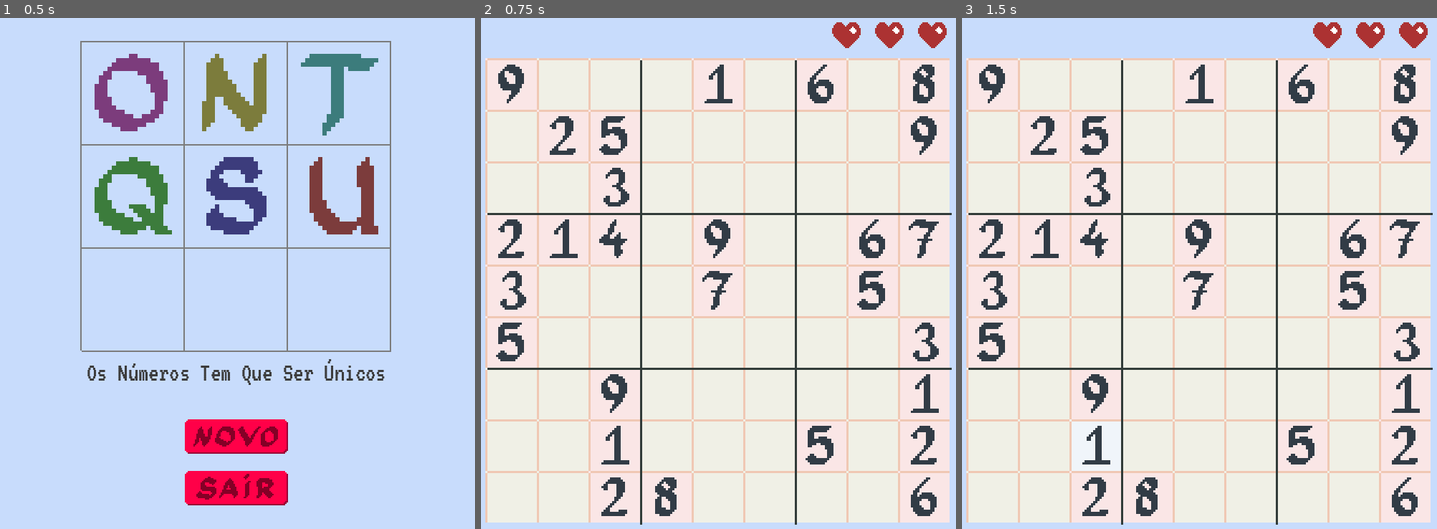
Above: before the commit, frames 1-3 (left to right).
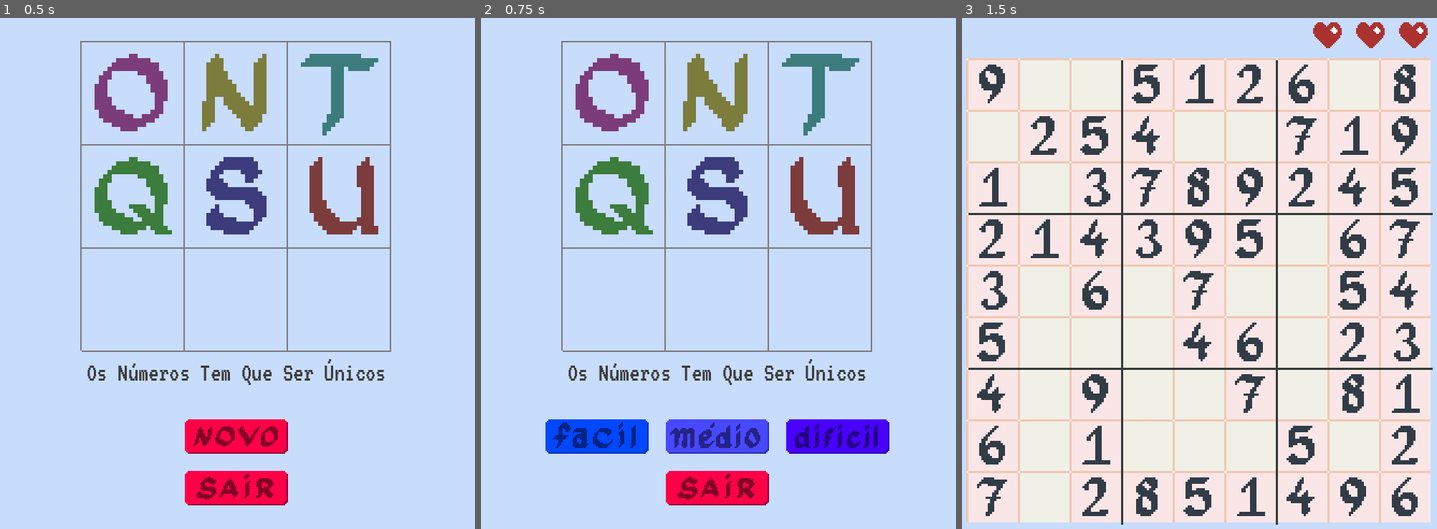
Above: after the commit, the same moments.

Repository: sleiph/sudoku
Game: Godot game, scene res://cenas/jogo1.tscn
Same seed, same stepped clock (60 frames per second), same inputs: the game is played once before the commit and once after it.
Inputs (mouse positions are in pixels of both pictures, inside the frame that each line leads up to):
- Up to frame 1 (0.5 s): no input
- Up to frame 2 (0.75 s): click (718, 437) at 0.5 s
- Up to frame 3 (1.5 s): click (1076, 437) at 1.27 s

Frame 1 is identical in both runs. In frame 2, 90% of the frame differs, in the area x 0-100%, y 0-100%; in frame 3, 5.2%.

Commit message:
adicionando escolha de dificuldade

Diff:
--- a/cenas/menu.tscn
+++ b/cenas/menu.tscn
@@ -14,8 +14,21 @@
 [ext_resource type="Texture2D" uid="uid://cxp0bcdg321e" path="res://sprites/botao8.png" id="12_io86p"]
 [ext_resource type="Texture2D" uid="uid://cxmvccqaml2hq" path="res://sprites/botao6.png" id="13_gaafs"]
 [ext_resource type="Texture2D" uid="uid://dxgeesik1xsos" path="res://sprites/botao1.png" id="14_5aar0"]
+[ext_resource type="Texture2D" uid="uid://jvyil4nkq11" path="res://sprites/botao9.png" id="15_2nhjd"]
 [ext_resource type="Texture2D" uid="uid://gvdtbhl3n8mc" path="res://sprites/botao4.png" id="15_vah7h"]
+[ext_resource type="Texture2D" uid="uid://df0ov5as74vnp" path="res://sprites/botao10.png" id="16_6u6yl"]
 [ext_resource type="Texture2D" uid="uid://cdclidew578q0" path="res://sprites/botao7.png" id="16_pthk8"]
+[ext_resource type="Texture2D" uid="uid://dtj4ttoi8kfmu" path="res://sprites/botao5.png" id="17_3cnq7"]
+[ext_resource type="Texture2D" uid="uid://df822nxhohold" path="res://sprites/botao12.png" id="17_le8a8"]
+[ext_resource type="Texture2D" uid="uid://cap534i6rt4rv" path="res://sprites/botao11.png" id="18_fiujh"]
+[ext_resource type="Texture2D" uid="uid://bg72d4rxq0wlp" path="res://sprites/botao13.png" id="19_46n7y"]
+[ext_resource type="Texture2D" uid="uid://caxcv7ihwi0r1" path="res://sprites/botao14.png" id="20_5lgk3"]
+[ext_resource type="Texture2D" uid="uid://coburtno7wv6s" path="res://sprites/botao16.png" id="20_nvf46"]
+[ext_resource type="Texture2D" uid="uid://dla43oj6v5g2f" path="res://sprites/botao15.png" id="21_wre0d"]
+[ext_resource type="Texture2D" uid="uid://cq26qu85y6t0k" path="res://sprites/botao17.png" id="22_ol6r0"]
+[ext_resource type="Texture2D" uid="uid://dceudlbrirtrc" path="res://sprites/botao18.png" id="23_5tika"]
+[ext_resource type="Texture2D" uid="uid://vtqbtg2ve3yn" path="res://sprites/botao20.png" id="24_lbn2j"]
+[ext_resource type="Texture2D" uid="uid://bijhv2fst23yc" path="res://sprites/botao19.png" id="25_g1ido"]
 
 [sub_resource type="LabelSettings" id="LabelSettings_rgbte"]
 font = ExtResource("9_q4rgk")
@@ -152,10 +165,12 @@
 anchors_preset = 5
 anchor_left = 0.5
 anchor_right = 0.5
-offset_left = -72.0
+offset_left = -36.0
+offset_right = 36.0
 offset_bottom = 24.0
 grow_horizontal = 2
 scale = Vector2(2, 2)
+pivot_offset = Vector2(36, 0)
 tooltip_text = "Novo Jogo"
 focus_neighbor_left = NodePath("../sair")
 focus_neighbor_top = NodePath("../sair")
@@ -167,6 +182,84 @@
 texture_pressed = ExtResource("11_pcdid")
 texture_hover = ExtResource("12_io86p")
 texture_disabled = ExtResource("13_gaafs")
+texture_focused = ExtResource("12_io86p")
+
+[node name="dificuldade" type="Node2D" parent="botoes/novo"]
+visible = false
+z_index = 10
+position = Vector2(36, 0)
+
+[node name="facil" type="TextureButton" parent="botoes/novo/dificuldade"]
+self_modulate = Color(0, 0.282353, 1, 1)
+texture_filter = 1
+anchors_preset = 5
+anchor_left = 0.5
+anchor_right = 0.5
+offset_left = -120.0
+offset_right = -48.0
+offset_bottom = 24.0
+grow_horizontal = 2
+pivot_offset = Vector2(36, 0)
+tooltip_text = "Novo Jogo"
+focus_neighbor_left = NodePath("../dificil")
+focus_neighbor_top = NodePath("../dificil")
+focus_neighbor_right = NodePath("../medio")
+focus_neighbor_bottom = NodePath("../medio")
+focus_next = NodePath("../medio")
+focus_previous = NodePath("../dificil")
+texture_normal = ExtResource("15_2nhjd")
+texture_pressed = ExtResource("16_6u6yl")
+texture_hover = ExtResource("17_le8a8")
+texture_disabled = ExtResource("18_fiujh")
+texture_focused = ExtResource("17_le8a8")
+
+[node name="medio" type="TextureButton" parent="botoes/novo/dificuldade"]
+self_modulate = Color(0.282353, 0.282353, 1, 1)
+texture_filter = 1
+anchors_preset = 5
+anchor_left = 0.5
+anchor_right = 0.5
+offset_left = -36.0
+offset_right = 36.0
+offset_bottom = 24.0
+grow_horizontal = 2
+pivot_offset = Vector2(36, 0)
+tooltip_text = "Novo Jogo"
+focus_neighbor_left = NodePath("../facil")
+focus_neighbor_top = NodePath("../facil")
+focus_neighbor_right = NodePath("../dificil")
+focus_neighbor_bottom = NodePath("../dificil")
+focus_next = NodePath("../dificil")
+focus_previous = NodePath("../facil")
+texture_normal = ExtResource("19_46n7y")
+texture_pressed = ExtResource("20_5lgk3")
+texture_hover = ExtResource("20_nvf46")
+texture_disabled = ExtResource("21_wre0d")
+texture_focused = ExtResource("20_nvf46")
+
+[node name="dificil" type="TextureButton" parent="botoes/novo/dificuldade"]
+self_modulate = Color(0.282353, 0, 1, 1)
+texture_filter = 1
+anchors_preset = 5
+anchor_left = 0.5
+anchor_right = 0.5
+offset_left = 48.0
+offset_right = 120.0
+offset_bottom = 24.0
+grow_horizontal = 2
+pivot_offset = Vector2(36, 0)
+tooltip_text = "Novo Jogo"
+focus_neighbor_left = NodePath("../medio")
+focus_neighbor_top = NodePath("../medio")
+focus_neighbor_right = NodePath("../facil")
+focus_neighbor_bottom = NodePath("../facil")
+focus_next = NodePath("../facil")
+focus_previous = NodePath("../medio")
+texture_normal = ExtResource("22_ol6r0")
+texture_pressed = ExtResource("23_5tika")
+texture_hover = ExtResource("24_lbn2j")
+texture_disabled = ExtResource("25_g1ido")
+texture_focused = ExtResource("24_lbn2j")
 
 [node name="sair" type="TextureButton" parent="botoes"]
 self_modulate = Color(1, 0, 0.282353, 1)
@@ -189,6 +282,11 @@
 texture_normal = ExtResource("14_5aar0")
 texture_pressed = ExtResource("15_vah7h")
 texture_hover = ExtResource("16_pthk8")
+texture_disabled = ExtResource("17_3cnq7")
+texture_focused = ExtResource("16_pthk8")
 
 [connection signal="pressed" from="botoes/novo" to="." method="_on_novo_pressed"]
+[connection signal="pressed" from="botoes/novo/dificuldade/facil" to="." method="_on_facil_pressed"]
+[connection signal="pressed" from="botoes/novo/dificuldade/medio" to="." method="_on_medio_pressed"]
+[connection signal="pressed" from="botoes/novo/dificuldade/dificil" to="." method="_on_dificil_pressed"]
 [connection signal="pressed" from="botoes/sair" to="." method="_on_sair_pressed"]
--- a/scripts/menu.gd
+++ b/scripts/menu.gd
@@ -3,27 +3,37 @@
 
 @onready var jogo_node: Node = get_node("../jogo")
 
+@onready var difc_node: Node = get_node("botoes/novo/dificuldade")
+
 # Called when the node enters the scene tree for the first time.
 func _ready() -> void:
 	pass # Replace with function body.
-
 
 # Called every frame. 'delta' is the elapsed time since the previous frame.
 func _process(delta: float) -> void:
 	pass
 
-
-func _on_novo_pressed() -> void:
-	jogo_node.comeca_jogo(9, 54)
-	exibe_jogo()
-
-func _on_sair_pressed() -> void:
-	get_tree().quit()
-
-func exibe_jogo() -> void:
+func novo_jogo(dificuldade: int) -> void:
+	jogo_node.comeca_jogo(9, dificuldade)
+	difc_node.visible = false
 	self.visible = false
 	jogo_node.visible = true
 
 func esconde_jogo() -> void:
 	jogo_node.visible = false
 	self.visible = true
+
+func _on_novo_pressed() -> void:
+	difc_node.visible = true
+
+func _on_sair_pressed() -> void:
+	get_tree().quit()
+
+func _on_facil_pressed() -> void:
+	novo_jogo(26)
+
+func _on_medio_pressed() -> void:
+	novo_jogo(40)
+
+func _on_dificil_pressed() -> void:
+	novo_jogo(52)
Not shown: 1 places in cenas/menu.tscn that only renumber resources
Binary file changed: sprites/botao.aseprite
Binary file added: sprites/botao10.png
Binary file added: sprites/botao11.png
Binary file added: sprites/botao12.png
Binary file added: sprites/botao13.png
Binary file added: sprites/botao14.png
Binary file added: sprites/botao15.png
Binary file added: sprites/botao16.png
Binary file added: sprites/botao17.png
Binary file added: sprites/botao18.png
Binary file added: sprites/botao19.png
(and 3 more such lines)
